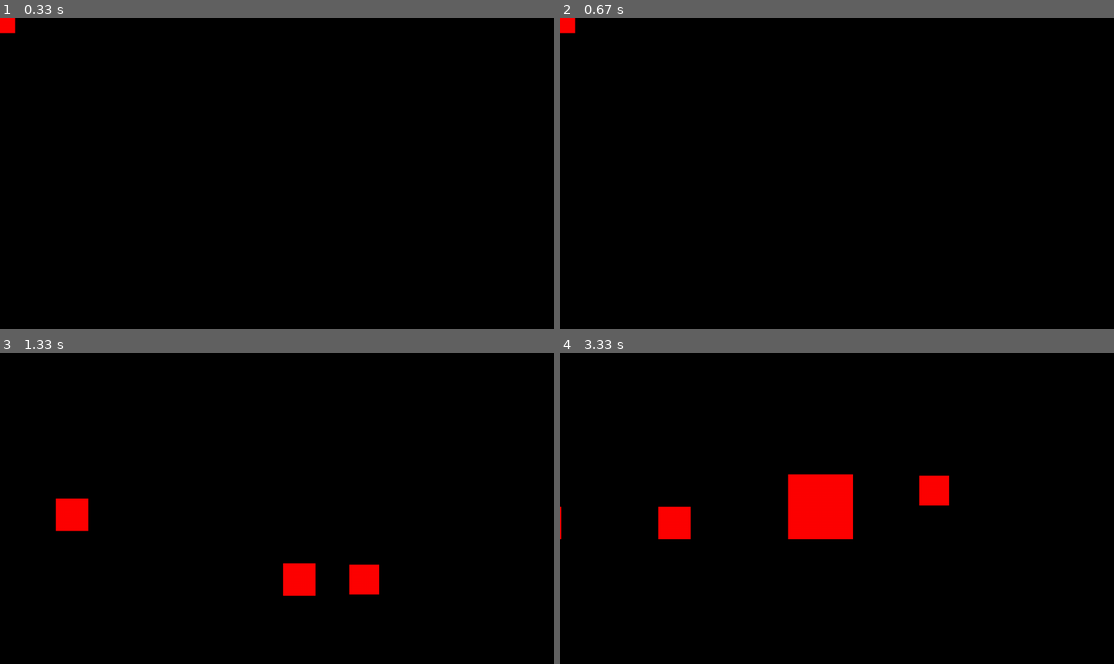
Above: before the commit, frames 1-4 (two rows, left to right).
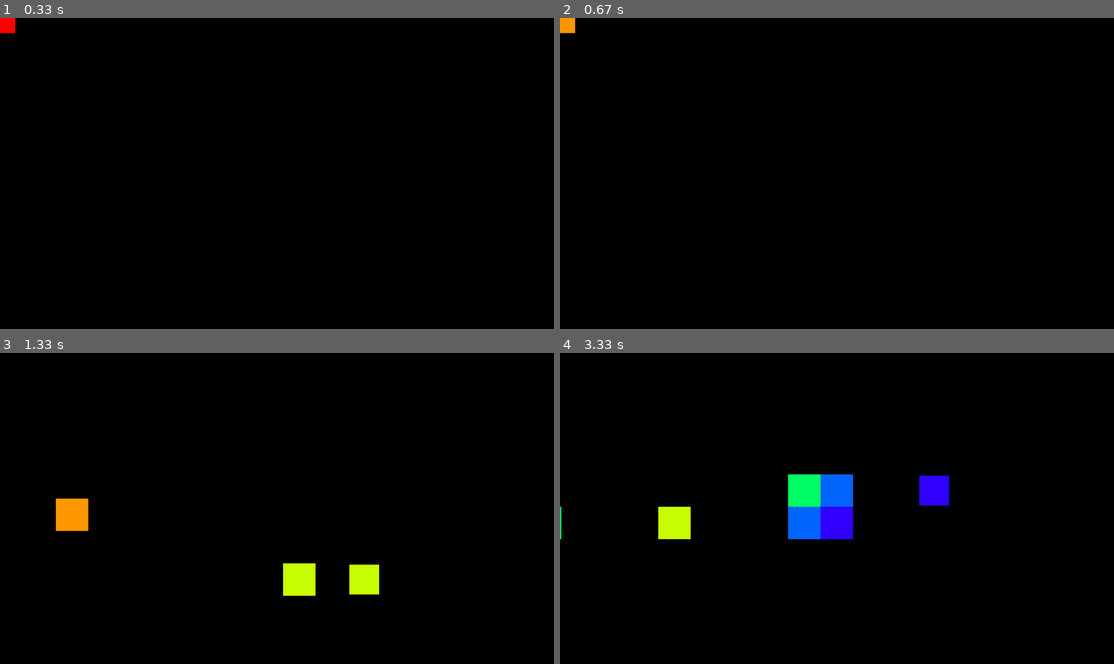
Above: after the commit, the same moments.

Repository: momoladebrouill/pixel-art-pygame
Game: pygame game, started from se déplacer et zoomer.py
Same seed, same stepped clock (60 frames per second), same inputs: the game is played once before the commit and once after it.
Inputs (mouse positions are in pixels of both pictures, inside the frame that each line leads up to):
- Up to frame 1 (0.33 s): no input
- Up to frame 2 (0.67 s): tap X at 0.33 s
- Up to frame 3 (1.33 s): click (144, 511) at 0.72 s; hold D from 1 s (still down); tap X at 1.07 s; click (332, 576) at 1.08 s
- Up to frame 4 (3.33 s): tap X at 1.37, 1.57, 1.9, 2.2, 2.4, 2.7, 2.97, 3.3 s; release D at 1.47 s; hold W 1.5-1.8 s; click (665, 580) at 1.58 s; hold D 1.83-2.3 s; click (903, 536) at 1.92 s; tap Z at 1.98 s; hold W 2.33-2.87 s; click (809, 589) at 2.42 s; hold S 2.9-3.2 s; click (837, 545) at 2.98 s; hold W from 3.23 s (still down); click (947, 483) at 3.32 s

Frame 1 is identical in both runs. In frame 2, 0.1% of the frame differs, in the area x 0-3%, y 0-5%; in frame 3, 1.8%; in frame 4, 3.7%, in the area x 0-71%, y 38-60%.

Commit message:
changement du son et ajout du bkanc

Diff:
--- a/se déplacer et zoomer.py
+++ b/se déplacer et zoomer.py
@@ -1,7 +1,4 @@
 import pygame as pg
-import time
-import random
-import math
 from colorsys import hsv_to_rgb
 from tkinter.filedialog import asksaveasfile
 """à alléger et clarifier"""
@@ -23,7 +20,9 @@
         return str((self.x,self.y))
 
 def find(x,y):return bool(lieux.get((x,y),0))
-
+def coul(sel):
+    if sel==1: return 0xffffff
+    else: return hsv_to_rgb(sel,1,255)
 lieux={}
 b = True
 mode=''
@@ -33,7 +32,7 @@
 try:
     pg.init()
     click=pg.mixer.Sound('click.ogg')
-    switch=pg.mixer.Sound('timer.mp3')
+    switch=pg.mixer.Sound('change.mp3')
     empty=pg.mixer.Sound('bubbles.mp3')
     f = pg.display.set_mode((0,0))
     pg.display.set_caption("crédit @ryanair aka soldat µ")
@@ -60,6 +59,14 @@
             if event.type == pg.QUIT:
                 b = False
                 print(" Il y avait {0} cellules".format(len(lieux)))
+            elif event.type== pg.KEYUP:
+                if event.key==pg.K_w:
+                    sel-=0.1
+                    switch.play()
+                elif event.key==pg.K_x:
+                    sel+=0.1
+                    switch.play()
+                sel=round(sel,1)%1.2
             if event.type == pg.KEYDOWN:
                 touche=event.key
                 nbsx=int(WINDX/SIZE)
@@ -101,13 +108,7 @@
                     else:
                         depx+=x*5
                         depy+=y*5
-                elif event.button==6:
-                    sel-=0.1
-                    switch.play()
-                elif event.button==7:
-                    sel+=0.1
-                    switch.play()
-                sel=sel%1
+
                 nbsx=int(WINDX/SIZE)
                 nbsy=int(WINDY/SIZE)
         SIZE+=(fakeSIZE-SIZE)/7
@@ -116,10 +117,10 @@
         y=round((y-depy)/SIZE)-0.5
 
         if mode=='c':
-            if lieux.get((x,y),0)!=hsv_to_rgb(sel,1,255):
+            if lieux.get((x,y),0)!=coul(sel):
                 click.set_volume(0.5)
                 click.play()
-            lieux[(x,y)]=hsv_to_rgb(sel,1,255)
+            lieux[(x,y)]=coul(sel)
 
         elif mode=='e':
             if lieux.get((x,y),False):
@@ -129,9 +130,9 @@
 
         f.fill(0)
         for i,j in lieux:
-            if i>-depx/SIZE-1 and j>-depy/SIZE-1 and i<-depx/SIZE+nbsx and j<-depy/SIZE+nbsy: # si on a besoin de le dessiner
+            if i>-depx/SIZE-2 and j>-depy/SIZE-2 and i<-depx/SIZE+nbsx+1 and j<-depy/SIZE+nbsy+1: # si on a besoin de le dessiner
                 pg.draw.rect(f,lieux[(i,j)],((dep.x+i*SIZE,dep.y+j*SIZE),(SIZE,SIZE)))
-        pg.draw.rect(f,hsv_to_rgb(sel,1,255),((x*SIZE+dep.x,y*SIZE+dep.y),(SIZE,SIZE)))
+        pg.draw.rect(f,coul(sel),((x*SIZE+dep.x,y*SIZE+dep.y),(SIZE,SIZE)))
         pg.draw.rect(f,0,((x*SIZE+dep.x,y*SIZE+dep.y),(SIZE,SIZE)),width=3)
 
         fps.tick(FPS)
Not shown, added: change.mp3
